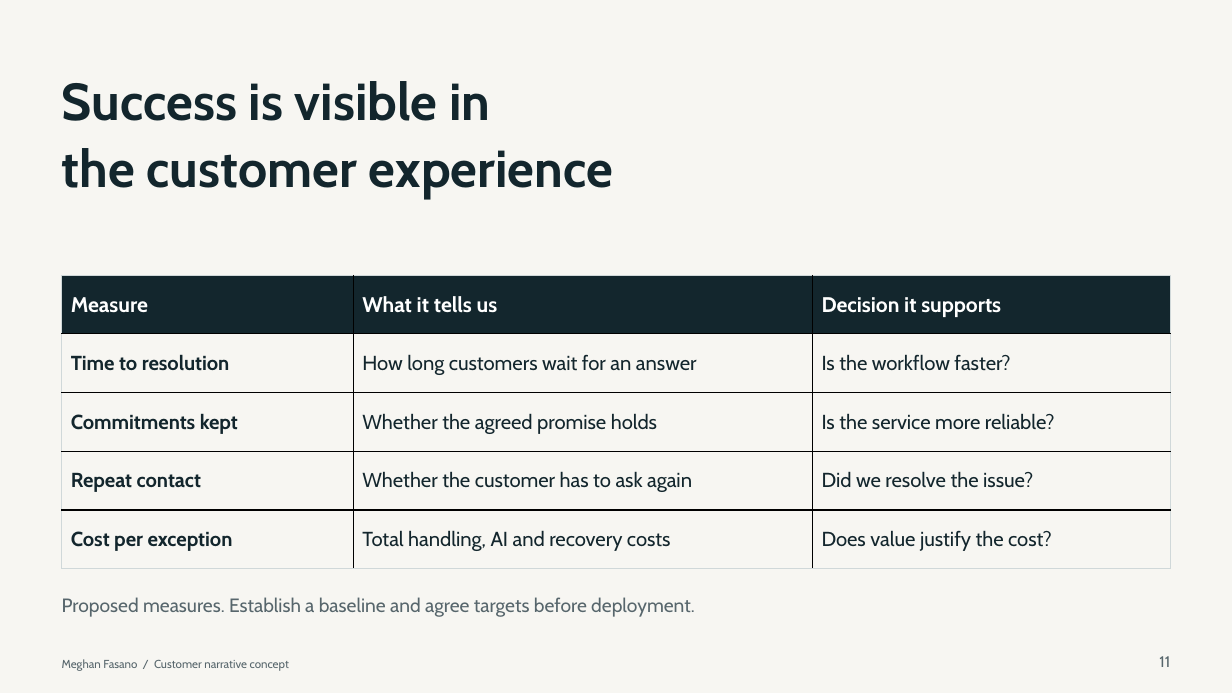
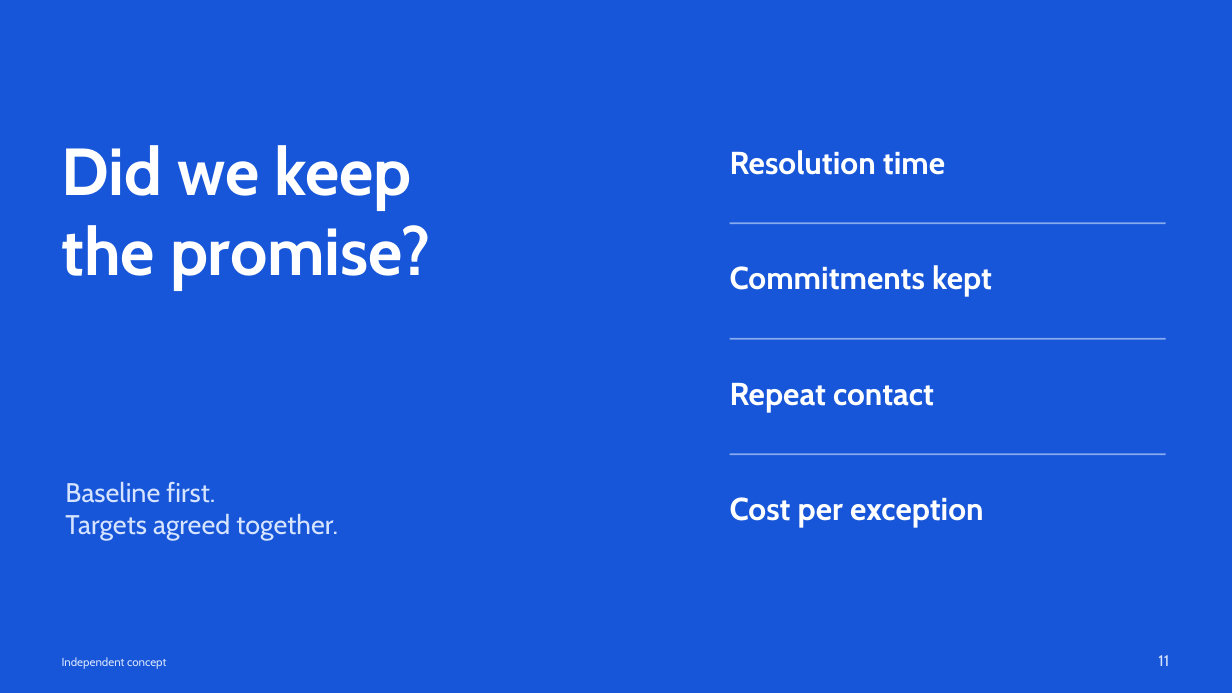
Before and after one commit to meobrien22/Meghan_Microsoft_Frontier_Portfolio, a slide deck: slide 11 of decks/frontier-customer/The-Promise-at-the-Other-End.pptx. Drawn at 1232x693 pixels with LibreOffice and Linux fonts; fonts in the diff are those of the drawing. Boxes give left, top, right and bottom in pixels: in the first picture for what was removed or moved away, otherwise in the second. Text is boxed around its words. In the diff, an @@ line names an element or a change of style, - is before the commit and + after.

```diff
--- a/decks/frontier-customer/The-Promise-at-the-Other-End.pptx
+++ b/decks/frontier-customer/The-Promise-at-the-Other-End.pptx
@@ background #F7F6F2 to #1756D8 @@
@@ text removed at bbox=[62, 81, 613, 199] @@
-Success is visible in
-the customer experience
@@ text added at bbox=[62, 145, 430, 290], 51.8 pt, text #FFFFFF, bold @@
+Did we keep
+the promise?
@@ text added at bbox=[730, 150, 945, 175], 24.8 pt, text #FFFFFF, bold @@
+Resolution time
@@ rectangle added at bbox=[730, 223, 1166, 225], fill #87AAEF @@
@@ text added at bbox=[730, 265, 992, 296], 24.8 pt, text #FFFFFF, bold @@
+Commitments kept
@@ table removed at bbox=[62, 275, 1172, 569], 5 rows, 3 columns @@
-Measure | What it tells us | Decision it supports
-Time to resolution | How long customers wait for an answer | Is the workflow faster?
-Commitments kept | Whether the agreed promise holds | Is the service more reliable?
-Repeat contact | Whether the customer has to ask again | Did we resolve the issue?
-Cost per exception | Total handling, AI and recovery costs | Does value justify the cost?
@@ rectangle added at bbox=[730, 338, 1166, 340], fill #87AAEF @@
@@ text added at bbox=[730, 382, 934, 412], 24.8 pt, text #FFFFFF, bold @@
+Repeat contact
@@ rectangle added at bbox=[730, 454, 1166, 456], fill #87AAEF @@
@@ text added at bbox=[65, 481, 338, 541], 21 pt, text #D6E4FF @@
+Baseline first.
+Targets agreed together.
@@ text added at bbox=[730, 497, 983, 527], 24.8 pt, text #FFFFFF, bold @@
+Cost per exception
@@ text removed at bbox=[62, 597, 694, 617] @@
-Proposed measures. Establish a baseline and agree targets before deployment.
@@ text removed at bbox=[62, 659, 289, 671] @@
-Meghan Fasano / Customer narrative concept
@@ text added at bbox=[62, 657, 166, 669], 9 pt, text #D6E4FF @@
+Independent concept
@@ text "11" at bbox=[1158, 655, 1169, 666]: text colour #57666C to #D6E4FF; line spacing 1.08 to 1 @@
```
Also in this commit, not shown: 4 other slides changed, 9 slides added, 9 slides removed, 20 other files.
